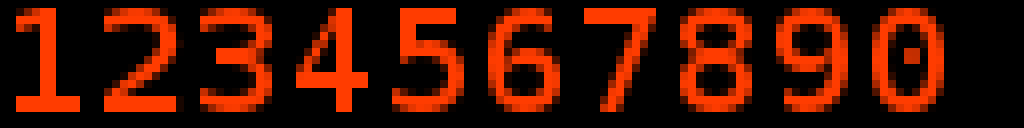
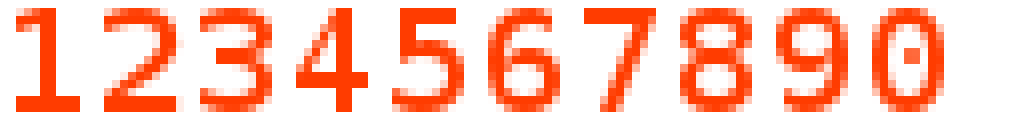
Layer changes from the first 1024px x 128px image to the second:
removed layer "bg" over [0, 0, 1024, 128]
